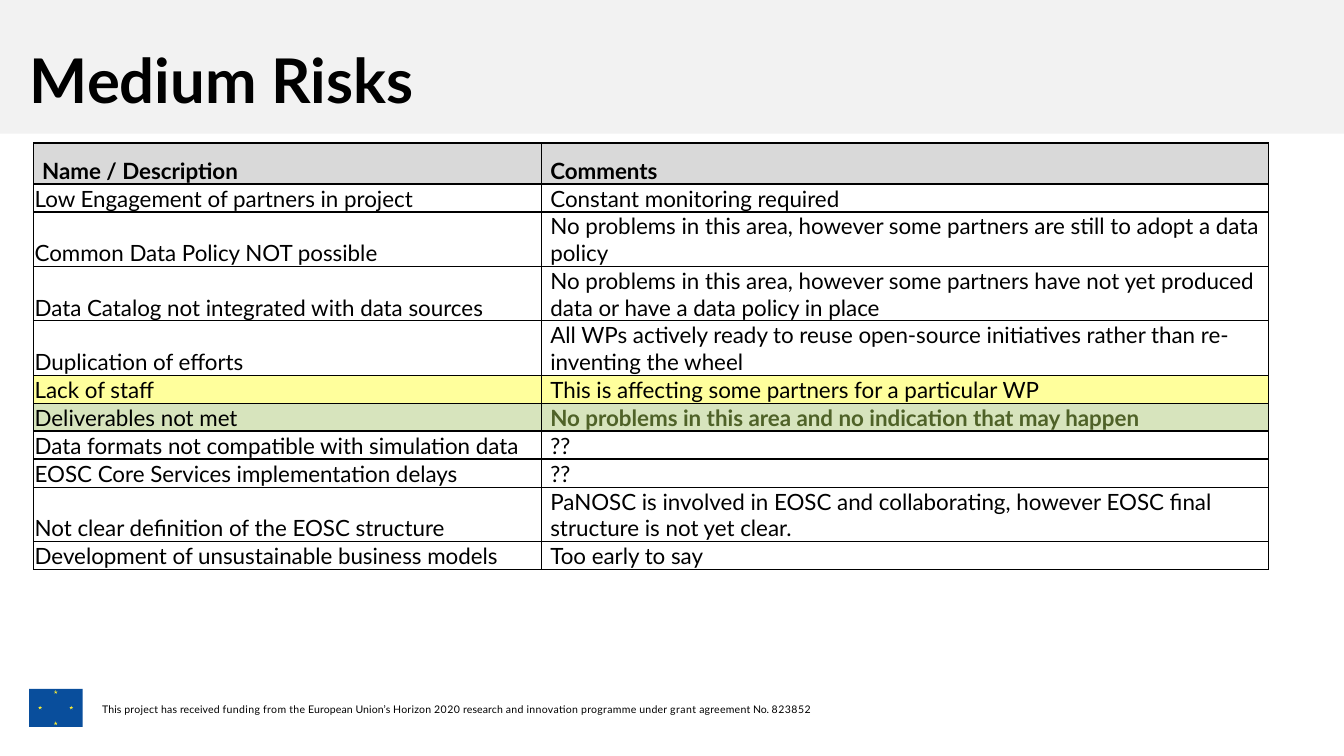
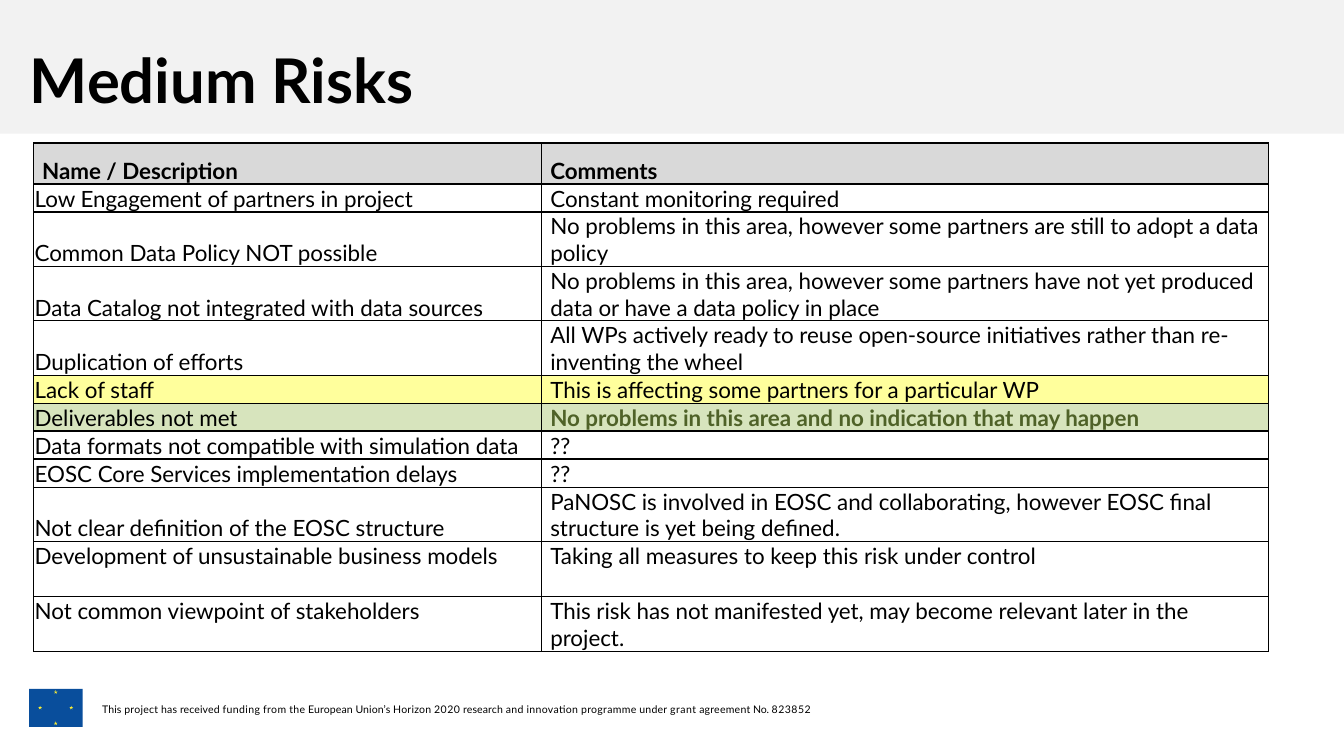
Before and after one commit to panosc-eu/panosc, a slide deck: slide 14 of Work Packages/WP1 Management/Other/PaNOSC_WP1_ReviewMeeting_v2.pptx. Drawn at 1344x756 pixels with LibreOffice and Linux fonts; fonts in the diff are those of the drawing; background and template pictures are left out. Boxes give left, top, right and bottom in pixels: in the first picture for what was removed or moved away, otherwise in the second. Text is boxed around its words. In the diff, an @@ line names an element or a change of style, - is before the commit and + after.

```diff
--- a/Work Packages/WP1 Management/Other/PaNOSC_WP1_ReviewMeeting_v2.pptx
+++ b/Work Packages/WP1 Management/Other/PaNOSC_WP1_ReviewMeeting_v2.pptx
@@ table at [33,143,1268,679] @@
-row 10: Not clear definition of the EOSC structure | PaNOSC is involved in EOSC and collaborating, however EOSC final structure is not yet clear.
-row 11: Development of unsustainable business models | Too early to say
+row 10: Not clear definition of the EOSC structure | PaNOSC is involved in EOSC and collaborating, however EOSC final structure is yet being defined.
+row 11: Development of unsustainable business models | Taking all measures to keep this risk under control
+row 12: Not common viewpoint of stakeholders | This risk has not manifested yet, may become relevant later in the project.
```
Also in this commit, not shown: 2 other slides changed.
